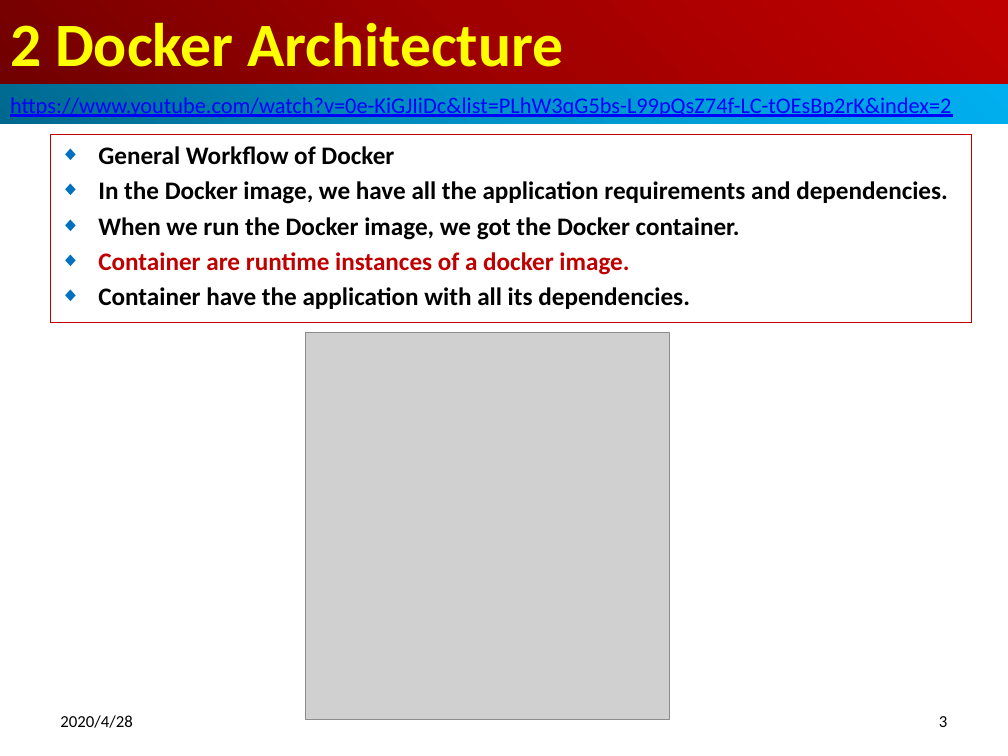
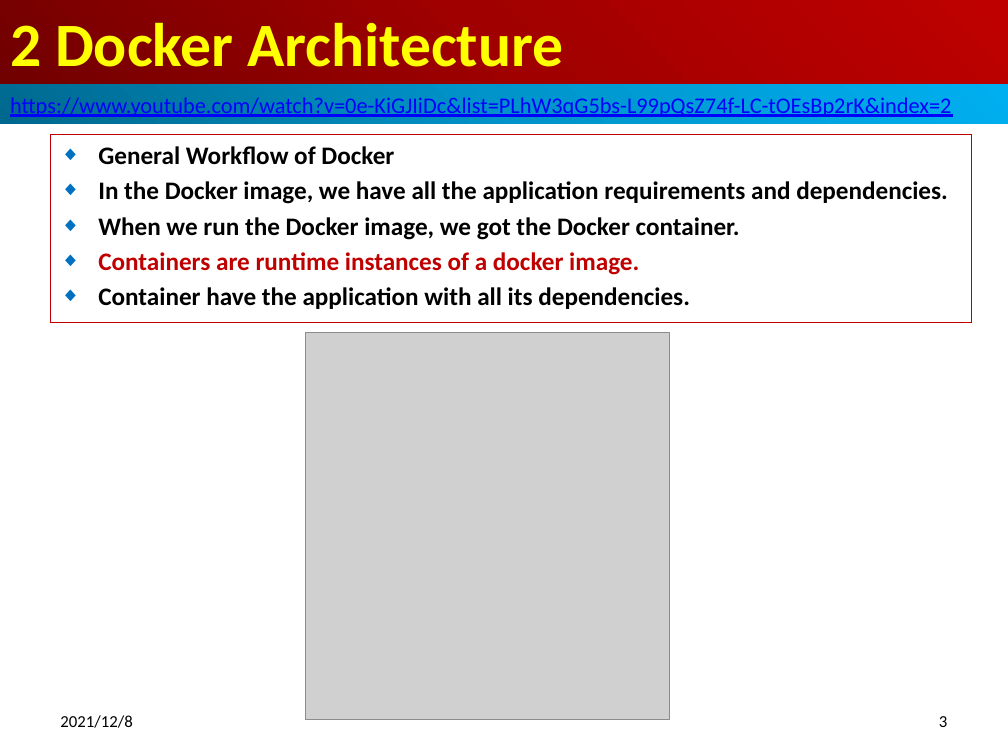
Before and after one commit to peterhchen/800-Docker, a slide deck: slide 3 of 02_Architecture.pptx. Drawn at 1008x756 pixels with LibreOffice and Linux fonts; fonts in the diff are those of the drawing; grey boxes stand for pictures. Boxes give left, top, right and bottom in pixels: in the first picture for what was removed or moved away, otherwise in the second. Text is boxed around its words. In the diff, an @@ line names an element or a change of style, - is before the commit and + after.

```diff
--- a/02_Architecture.pptx
+++ b/02_Architecture.pptx
@@ subtitle at (98, 252, 639, 275): text changed @@
-◆ Container are runtime instances of a docker image.
+◆ Containers are runtime instances of a docker image.
@@ text at (60, 715, 132, 728): text changed @@
-2020/4/28
+2021/12/8
```
Also in this commit, not shown: 9 other slides changed, 3 other files.
